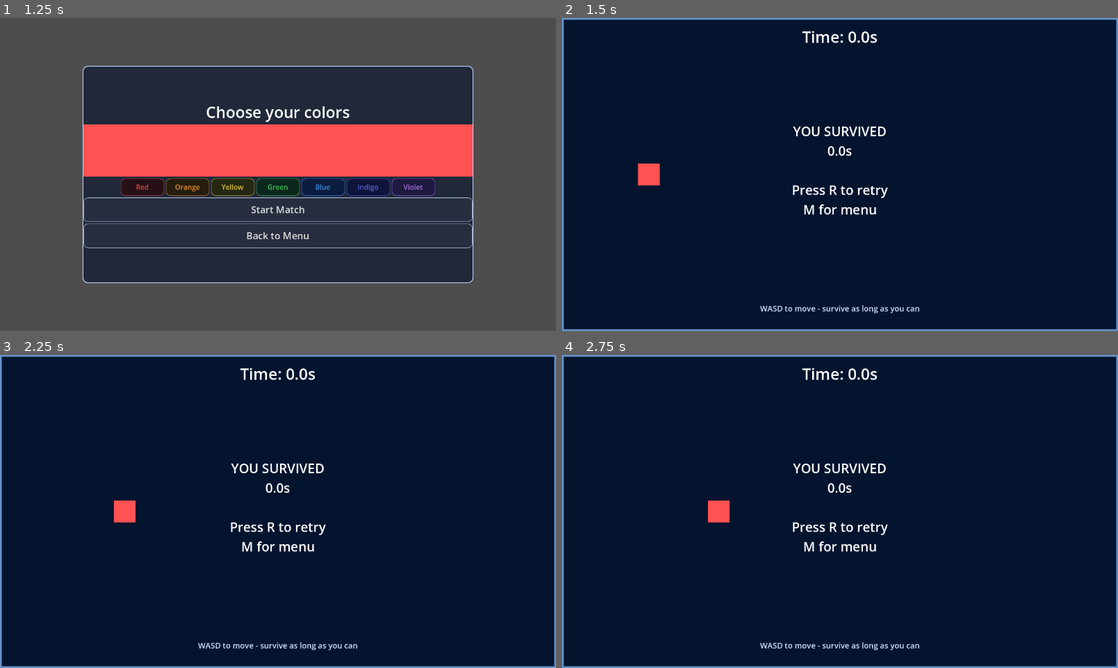
Above: before the commit, frames 1-4 (two rows, left to right).
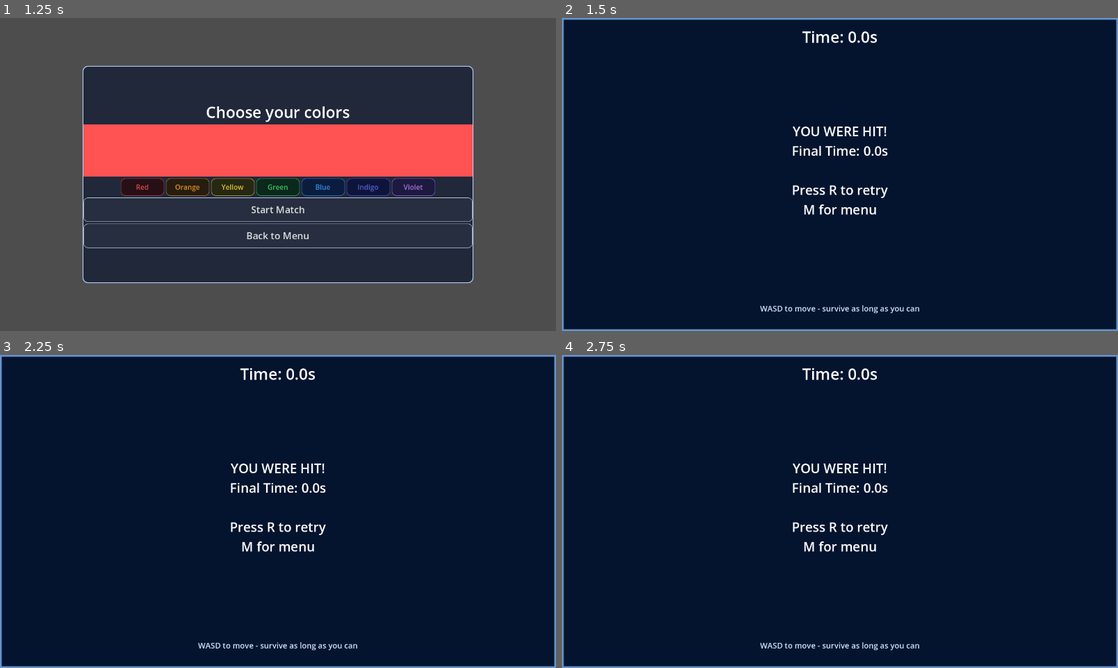
Above: after the commit, the same moments.

Repository: gabrielburd8-lgtm/Dodge-Bomb-Finals-By-Gab
Game: Godot game, scene res://scenes/Main.tscn
Same seed, same stepped clock (60 frames per second), same inputs: the game is played once before the commit and once after it.
Inputs:
- Up to frame 1 (1.25 s): click "Solo" at 0.5 s
- Up to frame 2 (1.5 s): click "Start Match" at 1.25 s
- Up to frame 3 (2.25 s): tap R at 2 s; hold D from 2.03 s (still down); hold Shift from 2.03 s (still down)
- Up to frame 4 (2.75 s): keep holding D; keep holding Shift; tap Space at 2.27, 2.57 s; tap R at 2.3 s

Frame 1 is identical in both runs. In frame 2, 0.8% of the frame differs, in the area x 13-59%, y 34-54%; in frame 3, 0.8%; in frame 4, 0.8%.
Error after the commit: Parse Error: Identifier "KEY_RIGHT_CTRL" not declared in the current scope. (res://scripts/Player.gd:68)

Commit message:
Implement dash and shield abilities with HUD updates and bomb immunity handling

Diff:
--- a/scripts/Player.gd
+++ b/scripts/Player.gd
@@ -1,71 +1,100 @@
 extends CharacterBody2D
 
 const SPEED = 360.0
-const DASH_SPEED = 520.0
+const DASH_SPEED = 670.0
 const DASH_TIME = 0.18
 const DASH_COOLDOWN = 1.5
+const SHIELD_DURATION = 10.0
+const SHIELD_COOLDOWN = 12.0
+const DEFAULT_ARENA_SIZE = Vector2(1280.0, 720.0)
 
 var alive = true
 var player_name := "Player"
 var player_id := 1
 var player_color := Color(0, 0.8, 1, 1)
+var last_movement_direction := Vector2.RIGHT
 var dash_timer := 0.0
 var dash_cooldown := 0.0
+var shield_timer := 0.0
+var shield_cooldown := 0.0
+var shield_active := false
+var arena_size := DEFAULT_ARENA_SIZE
 
 func _ready():
 	add_to_group("players")
 	if has_node("ColorRect"):
 		$ColorRect.color = player_color
+	queue_redraw()
 
 func _physics_process(delta):
 	if not alive:
 		return
 
 	if dash_timer > 0.0:
-		dash_timer -= delta
-	else:
-		dash_timer = 0.0
+		dash_timer = max(0.0, dash_timer - delta)
+	if dash_cooldown > 0.0:
+		dash_cooldown = max(0.0, dash_cooldown - delta)
 
-	if dash_cooldown > 0.0:
-		dash_cooldown -= delta
-	else:
-		dash_cooldown = 0.0
+	if shield_active:
+		shield_timer = max(0.0, shield_timer - delta)
+		if shield_timer <= 0.0:
+			shield_active = false
+			shield_timer = 0.0
+			shield_cooldown = SHIELD_COOLDOWN
+	elif shield_cooldown > 0.0:
+		shield_cooldown = max(0.0, shield_cooldown - delta)
 
 	var move = Vector2.ZERO
 	if player_id == 1:
 		if Input.is_key_pressed(KEY_W):
-			move.y -= 1
+			move.y -= 1.0
 		if Input.is_key_pressed(KEY_S):
-			move.y += 1
+			move.y += 1.0
 		if Input.is_key_pressed(KEY_A):
-			move.x -= 1
+			move.x -= 1.0
 		if Input.is_key_pressed(KEY_D):
-			move.x += 1
-		if Input.is_key_pressed(KEY_SHIFT) and dash_cooldown <= 0.0:
-			dash_timer = DASH_TIME
-			dash_cooldown = DASH_COOLDOWN
+			move.x += 1.0
+		if Input.is_key_pressed(KEY_SHIFT):
+			activate_ability()
 	else:
 		if Input.is_key_pressed(KEY_UP):
-			move.y -= 1
+			move.y -= 1.0
 		if Input.is_key_pressed(KEY_DOWN):
-			move.y += 1
+			move.y += 1.0
 		if Input.is_key_pressed(KEY_LEFT):
-			move.x -= 1
+			move.x -= 1.0
 		if Input.is_key_pressed(KEY_RIGHT):
-			move.x += 1
-		if Input.is_key_pressed(KEY_SPACE) and dash_cooldown <= 0.0:
-			dash_timer = DASH_TIME
-			dash_cooldown = DASH_COOLDOWN
+			move.x += 1.0
+		if Input.is_key_pressed(KEY_RIGHT_CTRL):
+			activate_ability()
 
-	if move.length() > 0:
+	if move.length() > 0.0:
 		move = move.normalized()
+		last_movement_direction = move
 
 	var current_speed = SPEED
 	if dash_timer > 0.0:
 		current_speed = DASH_SPEED
 
-	velocity = move * current_speed
+	var direction = move
+	if direction.length() <= 0.0:
+		direction = last_movement_direction
+
+	velocity = direction * current_speed
 	move_and_slide()
+	keep_in_arena()
+	queue_redraw()
+
+func _draw():
+	if not alive:
+		return
+
+	if shield_active:
+		draw_circle(Vector2.ZERO, 35.0, Color(0.26, 0.62, 1.0, 0.08))
+		draw_arc(Vector2.ZERO, 35.0, 0.0, TAU, 40, Color(0.26, 0.62, 1.0, 0.9), 3.0)
+
+	if dash_timer > 0.0:
+		draw_arc(Vector2.ZERO, 32.0, 0.0, TAU, 22, Color(1.0, 0.32, 0.32, 0.75), 3.0)
 
 func set_player_name(name_text: String):
 	player_name = name_text
@@ -80,8 +109,70 @@
 	player_color = color
 	if has_node("ColorRect"):
 		$ColorRect.color = player_color
+	queue_redraw()
+
+func set_arena_bounds(size: Vector2):
+	arena_size = size
+
+func get_ability_type() -> String:
+	if is_color_close(player_color, Color(1.0, 0.32, 0.32)):
+		return "dash"
+	if is_color_close(player_color, Color(0.26, 0.62, 1.0)):
+		return "shield"
+	return "none"
+
+func is_color_close(color_a: Color, color_b: Color) -> bool:
+	return color_a.distance_to(color_b) < 0.15
+
+func activate_ability():
+	var ability = get_ability_type()
+	if ability == "dash":
+		if dash_cooldown > 0.0 or dash_timer > 0.0:
+			return
+		dash_timer = DASH_TIME
+		dash_cooldown = DASH_COOLDOWN
+		if last_movement_direction.length() == 0.0:
+			last_movement_direction = Vector2.RIGHT
+		return
+
+	if ability == "shield":
+		if shield_active or shield_cooldown > 0.0:
+			return
+		shield_active = true
+		shield_timer = SHIELD_DURATION
+		shield_cooldown = SHIELD_COOLDOWN
+		return
+
+func is_dash_ready() -> bool:
+	return get_ability_type() == "dash" and dash_cooldown <= 0.0 and dash_timer <= 0.0
+
+func is_shield_active() -> bool:
+	return get_ability_type() == "shield" and shield_active
+
+func is_shield_ready() -> bool:
+	return get_ability_type() == "shield" and not shield_active and shield_cooldown <= 0.0
+
+func get_dash_cooldown() -> float:
+	return dash_cooldown
+
+func get_shield_time_remaining() -> float:
+	return shield_timer
+
+func get_shield_cooldown() -> float:
+	return shield_cooldown
+
+func is_protected_from_explosions() -> bool:
+	return is_shield_active()
+
+func keep_in_arena():
+	var min_bounds = Vector2(26.0, 26.0)
+	var max_bounds = arena_size - Vector2(26.0, 26.0)
+	global_position = global_position.clamp(min_bounds, max_bounds)
 
 func die():
 	alive = false
 	visible = false
+	shield_active = false
+	shield_timer = 0.0
 	set_physics_process(false)
+	queue_redraw()
